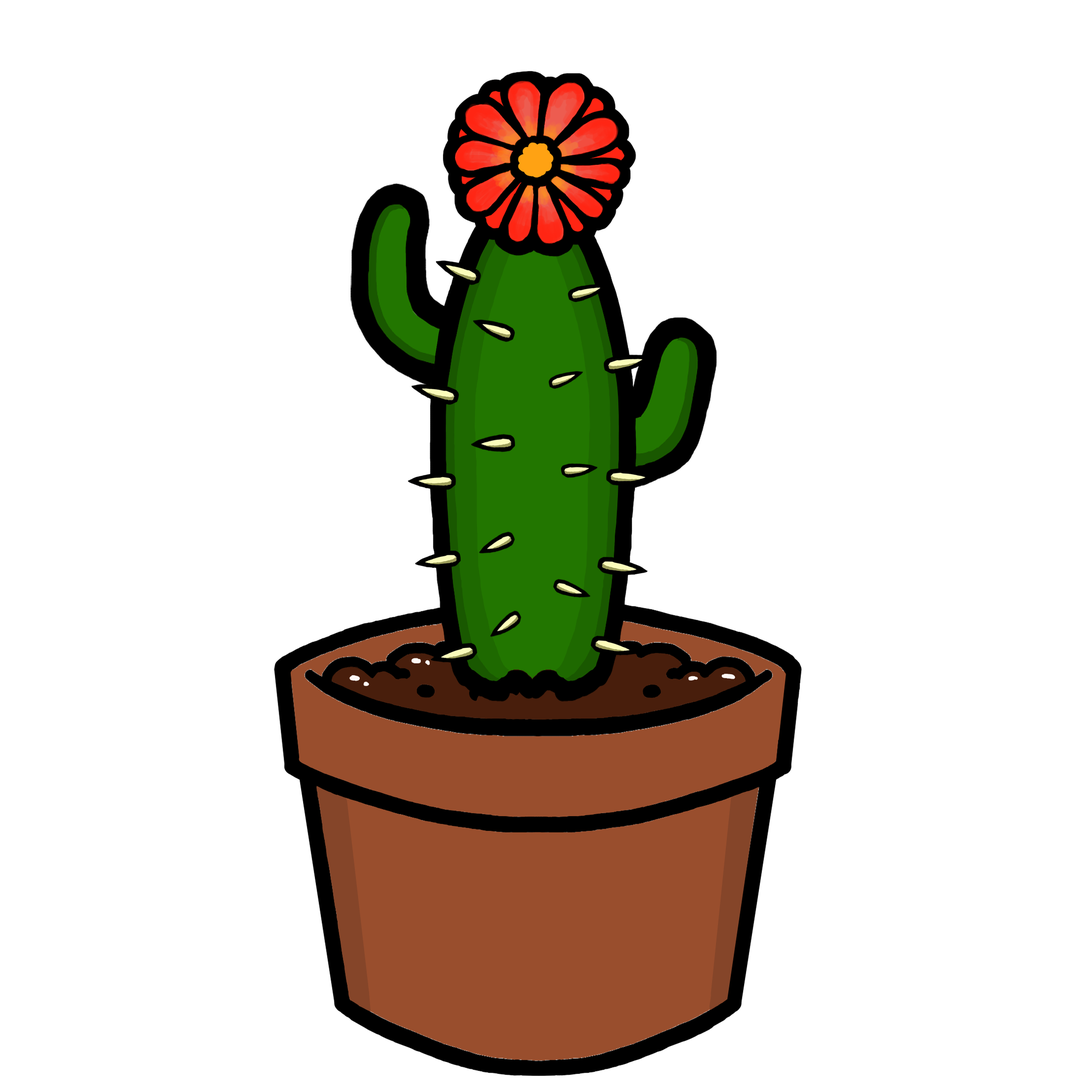
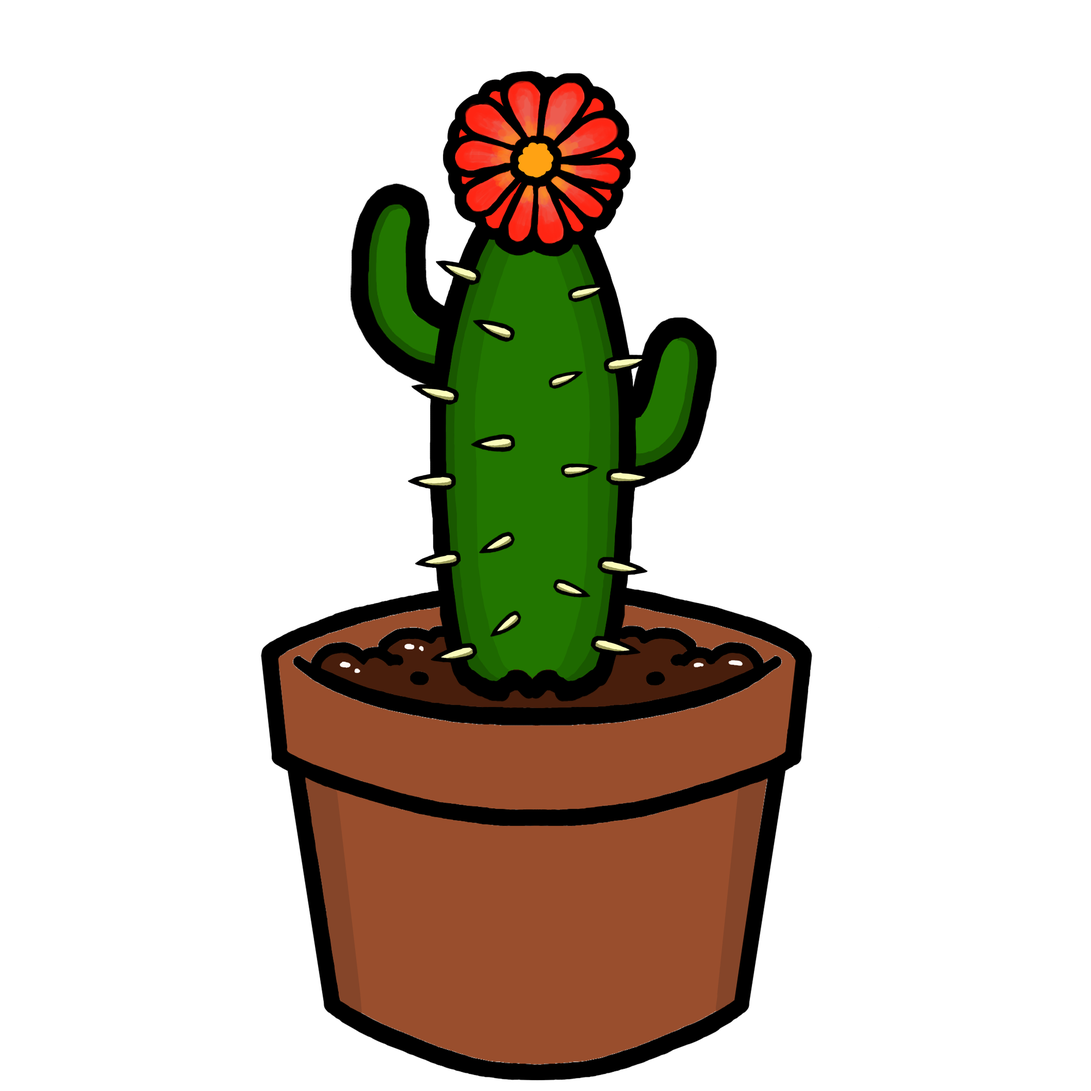
Layered file, before and after one edit (1091x1091). Changes by layer:
painted on "Paint Layer 12" (10th of 17, in "spikes") over (619, 630, 660, 678)
renamed "Paint Layer 11" to "cactus", painted on it over (349, 587, 722, 722)
renamed "Paint Layer 9" to "pot", painted on it over (260, 587, 880, 1081)
